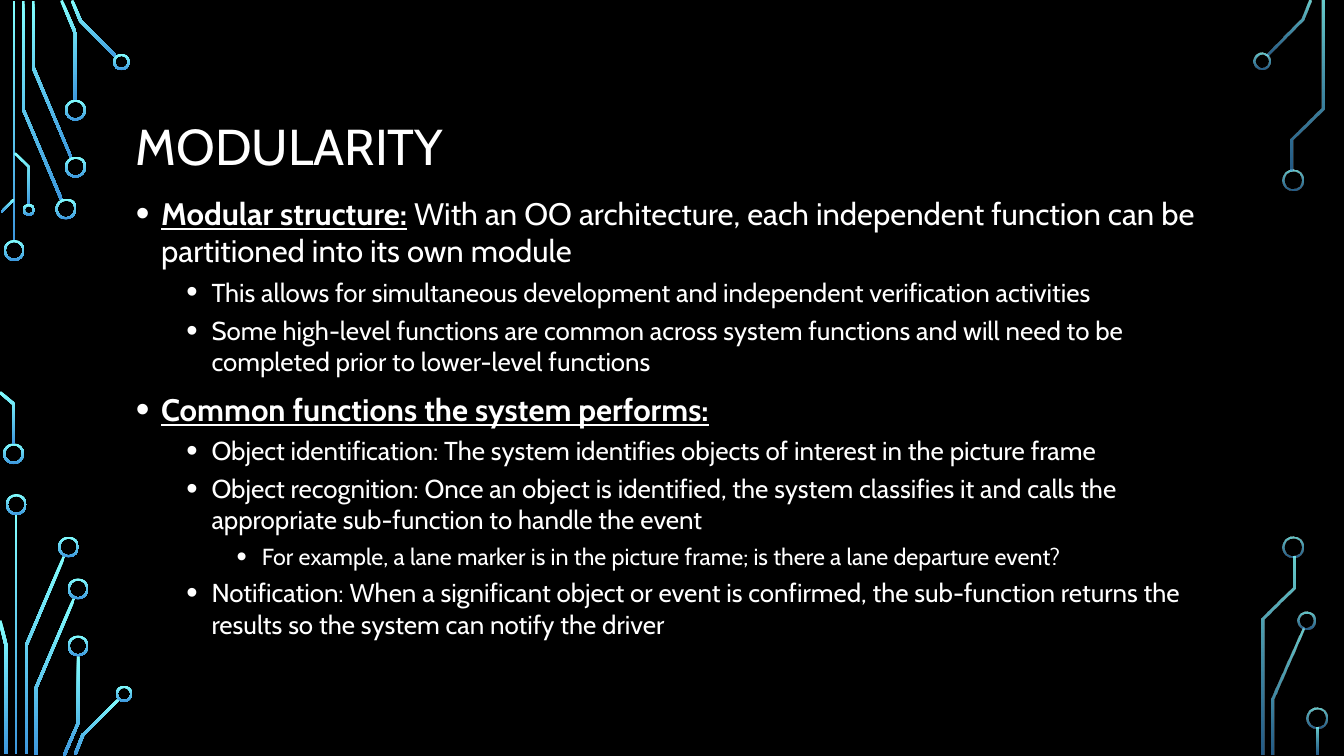
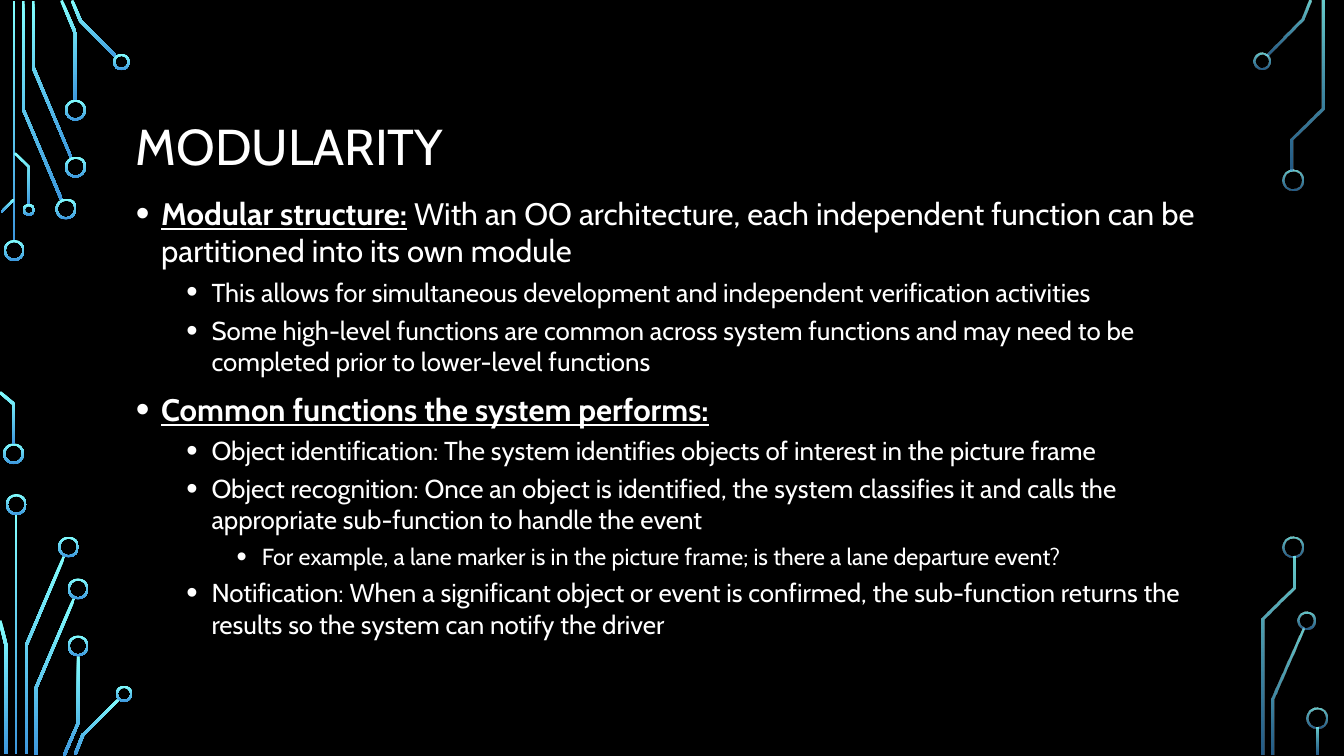
Before and after one commit to Scarabyte/SSW690-Project, a slide deck: slide 6 of docs/Presentations/Computer Vision Driving Aids Project Overview.pptx. Drawn at 1344x756 pixels with LibreOffice and Linux fonts; fonts in the diff are those of the drawing; background and template pictures are left out. Boxes give left, top, right and bottom in pixels: in the first picture for what was removed or moved away, otherwise in the second. Text is boxed around its words. In the diff, an @@ line names an element or a change of style, - is before the commit and + after.

```diff
--- a/docs/Presentations/Computer Vision Driving Aids Project Overview.pptx
+++ b/docs/Presentations/Computer Vision Driving Aids Project Overview.pptx
@@ text at box(212, 320, 1135, 376): text changed @@
-  • Some high-level functions are common across system functions and will need to be completed prior to lower-level functions
+  • Some high-level functions are common across system functions and may need to be completed prior to lower-level functions
```
Also in this commit, not shown: 7 other slides changed.
